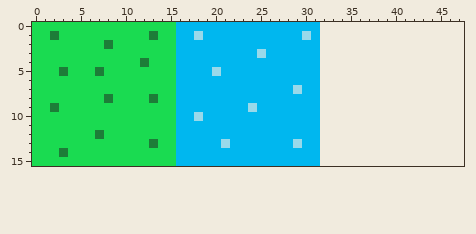
File history of a pixel-art sprite, res/sprites/TileSheet.png. Above: the version before the commit.
The file is 32x16 pixels. The old version is drawn lined up with the new one, on the new canvas.
New version:
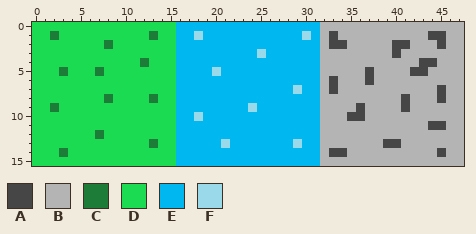
Palette (. is transparent): A #464646  B #b4b4b4  C #1d7d38  D #1adb51  E #00b7ef  F #99d9ea
Difference:
canvas 32x16 -> 48x16
@@ x 30..47 @@
- 0 EE................
- 1 FE................
- 2 EE................
- 3 EE................
- 4 EE................
- 5 EE................
- 6 EE................
- 7 EE................
- 8 EE................
- 9 EE................
-10 EE................
-11 EE................
-12 EE................
-13 EE................
-14 EE................
-15 EE................
+ 0 EEBBBBBBBBBBBBBBBB
+ 1 FEBABBBBBBBBBBAABB
+ 2 EEBAABBBBBAABBBABB
+ 3 EEBBBBBBBBABBBBBBB
+ 4 EEBBBBBBBBBBBAABBB
+ 5 EEBBBBBABBBBAABBBB
+ 6 EEBABBBABBBBBBBBBB
+ 7 EEBABBBBBBBBBBBABB
+ 8 EEBBBBBBBBBABBBABB
+ 9 EEBBBBABBBBABBBBBB
+10 EEBBBAABBBBBBBBBBB
+11 EEBBBBBBBBBBBBAABB
+12 EEBBBBBBBBBBBBBBBB
+13 EEBBBBBBBAABBBBBBB
+14 EEBAABBBBBBBBBBABB
+15 EEBBBBBBBBBBBBBBBB
Boxes around the changes in both pictures, in picture pixels (x1, y1, x2, y2):
added: (320, 22, 464, 166)
